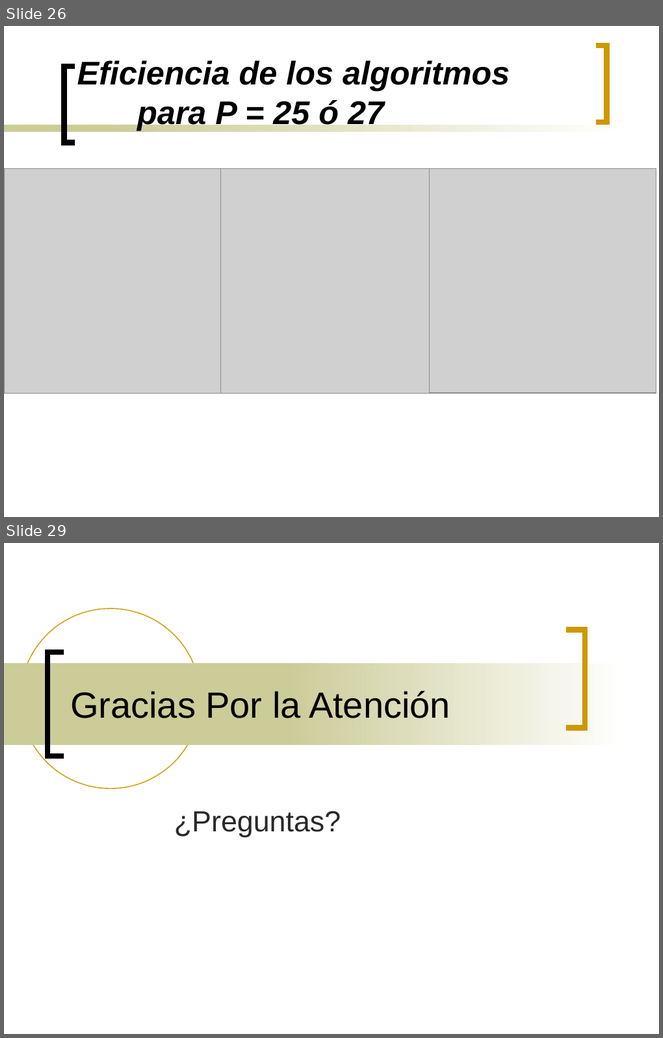
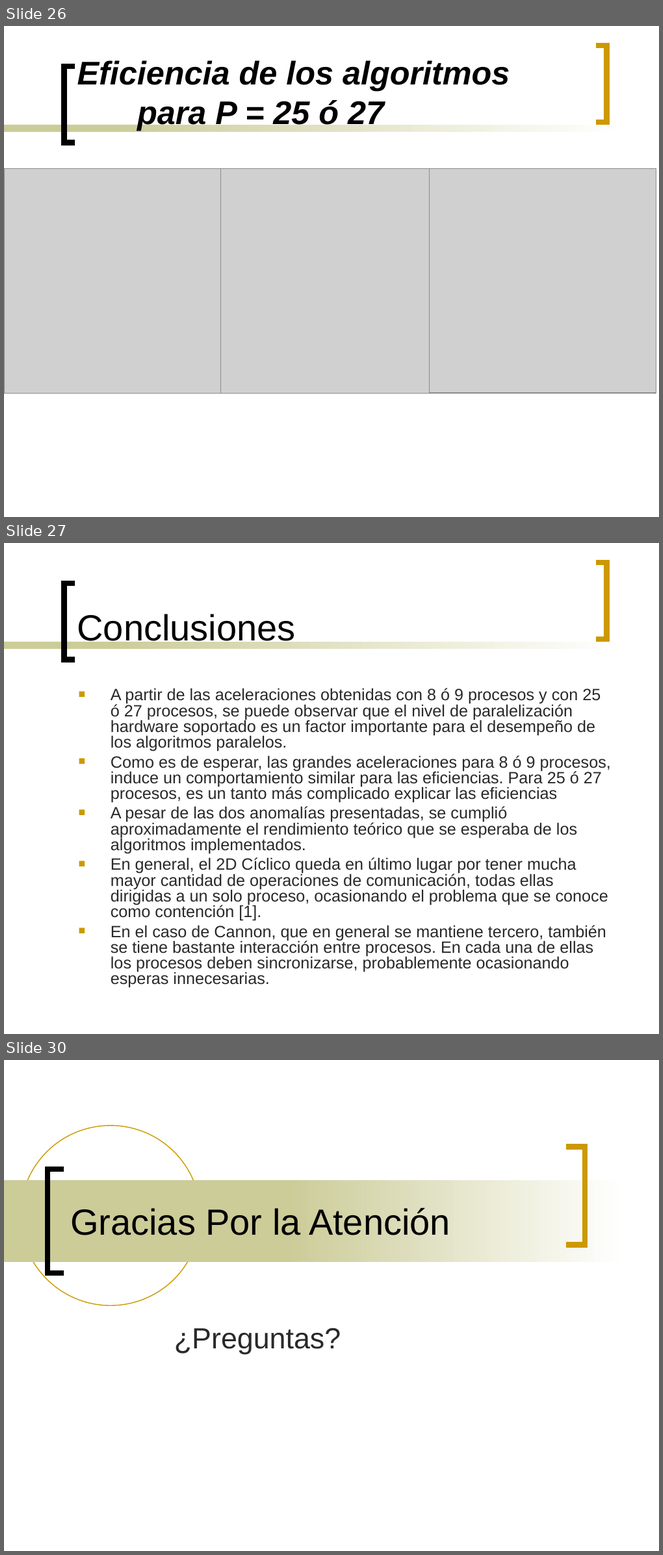
Before and after one commit to ghuttemann/multimat2, a slide deck: mpi/docs/Presentacion-Multimat-MPI.ppt. Shown one above the other, each under a label of ours: slides 26 and 29 before the commit, slides 26, 27 and 30 after it; the slides between them are not shown. The pictures are 663x1038 and 663x1555 pixels, drawn with LibreOffice and Linux fonts; fonts in the diff are those of the drawing; grey boxes stand for pictures. Boxes give left, top, right and bottom in pixels: in the first picture for what was removed or moved away, otherwise in the second. Text is boxed around its words. In the diff, an @@ line names an element or a change of style, - is before the commit and + after.

```diff
--- a/mpi/docs/Presentacion-Multimat-MPI.ppt
+++ b/mpi/docs/Presentacion-Multimat-MPI.ppt
@@ slide 27 added at (x1=4, y1=543, x2=659, y2=1034), background #FFFFFF; not listed: 4 template elements that a slide beside it also shows @@
@@ title added at (x1=77, y1=614, x2=296, y2=646), 40 pt, text #000000 @@
+Conclusiones
@@ text added at (x1=111, y1=688, x2=611, y2=988), 18 pt, text #292929 @@
+■ A partir de las aceleraciones obtenidas con 8 ó 9 procesos y con 25 ó 27 procesos, se puede observar que el nivel de paralelización hardware soportado es un factor importante para el desempeño de los algoritmos paralelos.
+■ Como es de esperar, las grandes aceleraciones para 8 ó 9 procesos, induce un comportamiento similar para las eficiencias. Para 25 ó 27 procesos, es un tanto más complicado explicar las eficiencias
+■ A pesar de las dos anomalías presentadas, se cumplió aproximadamente el rendimiento teórico que se esperaba de los algoritmos implementados.
+■ En general, el 2D Cíclico queda en último lugar por tener mucha mayor cantidad de operaciones de comunicación, todas ellas dirigidas a un solo proceso, ocasionando el problema que se conoce como contención [1].
+■ En el caso de Cannon, que en general se mantiene tercero, también se tiene bastante interacción entre procesos. En cada una de ellas los procesos deben sincronizarse, probablemente ocasionando esperas innecesarias.
@@ what was slide 29 is now slide 30 @@
```
Also in this commit, not shown: 3 slides changed, 1 slide removed.
